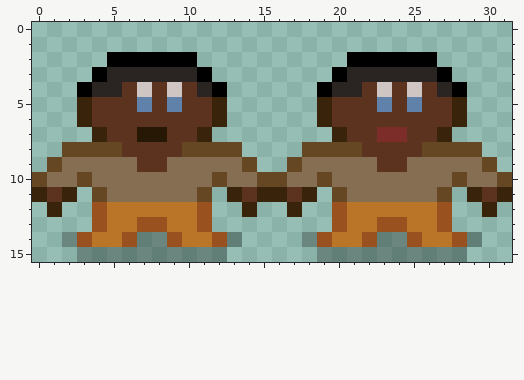
One commit to this pixel-art sprite: graphics/characters/nomad_kid/nomad_kid_talk.png. Above: the version before the commit.
The file is 32x16 pixels.
And afterwards:
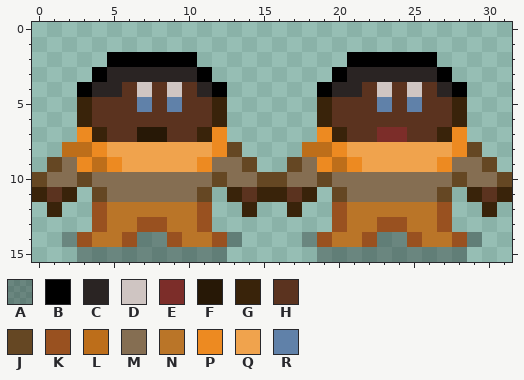
Palette (. is transparent): A #0000004b  B #000000  C #2a2423  D #cfc5c2  E #7c2d29  F #271806  G #39230a  H #5b331f  J #654723  K #995120  L #bd6e1a  M #856e52  N #ba7528  P #ed8a21  Q #f0a34d  R #6081a9
Commit: Rename elder nomad lady files; add nomad2 sprites
Changes in this commit:
Colour J becomes colour L in row 8 at x 2 to 3 and 18 to 19.
Colour M becomes colour L in row 9 at x 4 and 20.
The author put colour P in row 7 at x 3, 12, 19 and 28.
Colour J becomes colour P in row 8 at x 4, 12, 20 and 28.
Colour M becomes colour P in row 9 at x 3, 5, 11, 19, 21 and 27.
Colour H becomes colour Q in row 8 at x 6 to 9 and 22 to 25; in row 9 at x 7 to 8 and 23 to 24.
Colour J becomes colour Q in row 8 at x 5, 10 to 11, 21 and 26 to 27.
Colour M becomes colour Q in row 9 at x 6, 9 to 10, 22 and 25 to 26.
Where, in picture pixels (left, top, right, bottom), the same in both pictures:
changed: (62, 127, 227, 172)
changed: (302, 127, 467, 172)
